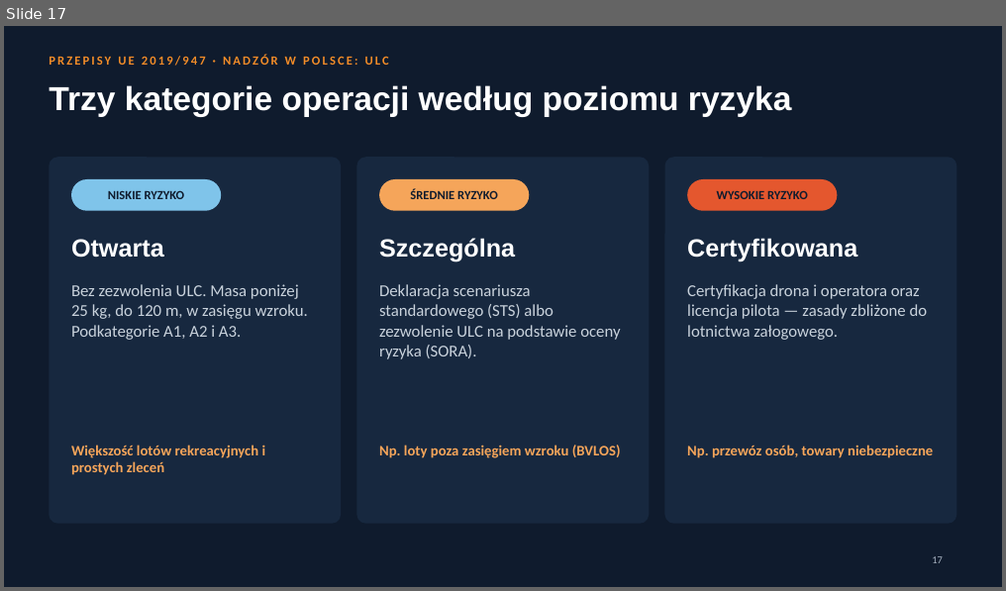
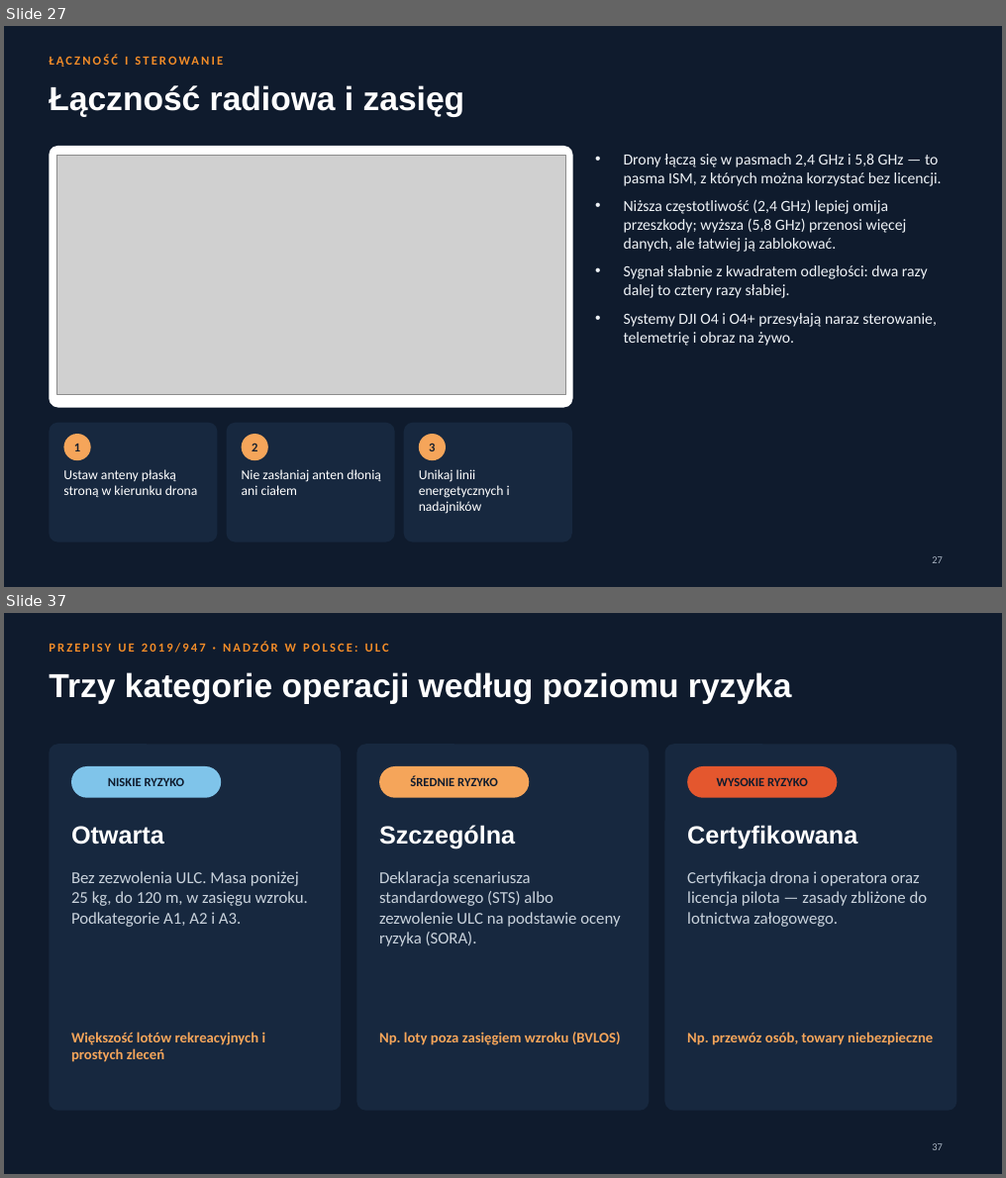
Before and after one commit to Pawel202685/psychic-octo-invention, a slide deck: Ogolna_wiedza_o_BSP.pptx. Shown one above the other, each under a label of ours: slide 17 before the commit, slides 27 and 37 after it; the slides between them are not shown. The pictures are 1006x591 and 1006x1178 pixels, drawn with LibreOffice and Linux fonts; fonts in the diff are those of the drawing; grey boxes stand for pictures. Boxes give left, top, right and bottom in pixels: in the first picture for what was removed or moved away, otherwise in the second. Text is boxed around its words. In the diff, an @@ line names an element or a change of style, - is before the commit and + after.

```diff
--- a/Ogolna_wiedza_o_BSP.pptx
+++ b/Ogolna_wiedza_o_BSP.pptx
@@ slide 27 added at [4,26,1002,587], background #0F1B2D @@
@@ text added at [125,57,128,65], 12 pt, text #F28C28, bold @@
+ŁĄCZNOŚĆ I STEROWANIE
@@ title added at [49,85,465,117], 32 pt, text #FFFFFF, bold @@
+Łączność radiowa i zasięg
@@ rounded rectangle added at [49,146,573,408], fill #FFFFFF @@
@@ picture added at [56,155,565,394] @@
@@ text added at [624,154,942,346], 15 pt, text #EEF2F6 @@
+• Drony łączą się w pasmach 2,4 GHz i 5,8 GHz — to pasma ISM, z których można korzystać bez licencji.
+• Niższa częstotliwość (2,4 GHz) lepiej omija przeszkody; wyższa (5,8 GHz) przenosi więcej danych, ale łatwiej ją zablokować.
+• Sygnał słabnie z kwadratem odległości: dwa razy dalej to cztery razy słabiej.
+• Systemy DJI O4 i O4+ przesyłają naraz sterowanie, telemetrię i obraz na żywo.
@@ rounded rectangle added at [49,423,218,543], fill #17283F @@
@@ ellipse added at [63,434,91,461], fill #F5A55A @@
@@ rounded rectangle added at [227,423,395,543], fill #17283F @@
@@ ellipse added at [242,434,268,461], fill #F5A55A @@
@@ rounded rectangle added at [404,423,572,543], fill #17283F @@
@@ ellipse added at [419,434,446,461], fill #F5A55A @@
@@ text added at [63,470,198,497], 13 pt, text #FFFFFF @@
+Ustaw anteny płaską stroną w kierunku drona
@@ text added at [74,444,80,452], 12 pt, text #16202E, bold @@
+1
@@ text added at [242,470,380,495], 13 pt, text #FFFFFF @@
+Nie zasłaniaj anten dłonią ani ciałem
@@ text added at [252,443,257,452], 12 pt, text #16202E, bold @@
+2
@@ text added at [419,470,510,514], 13 pt, text #FFFFFF @@
+Unikaj linii energetycznych i nadajników
@@ text added at [429,443,435,452], 12 pt, text #16202E, bold @@
+3
@@ page number added at [932,557,943,564], 10 pt, text #A9B4C2 @@
+27
@@ what was slide 17 is now slide 37 @@
```
Also in this commit, not shown: 11 slides changed, 24 other slides added, 5 slides removed.
